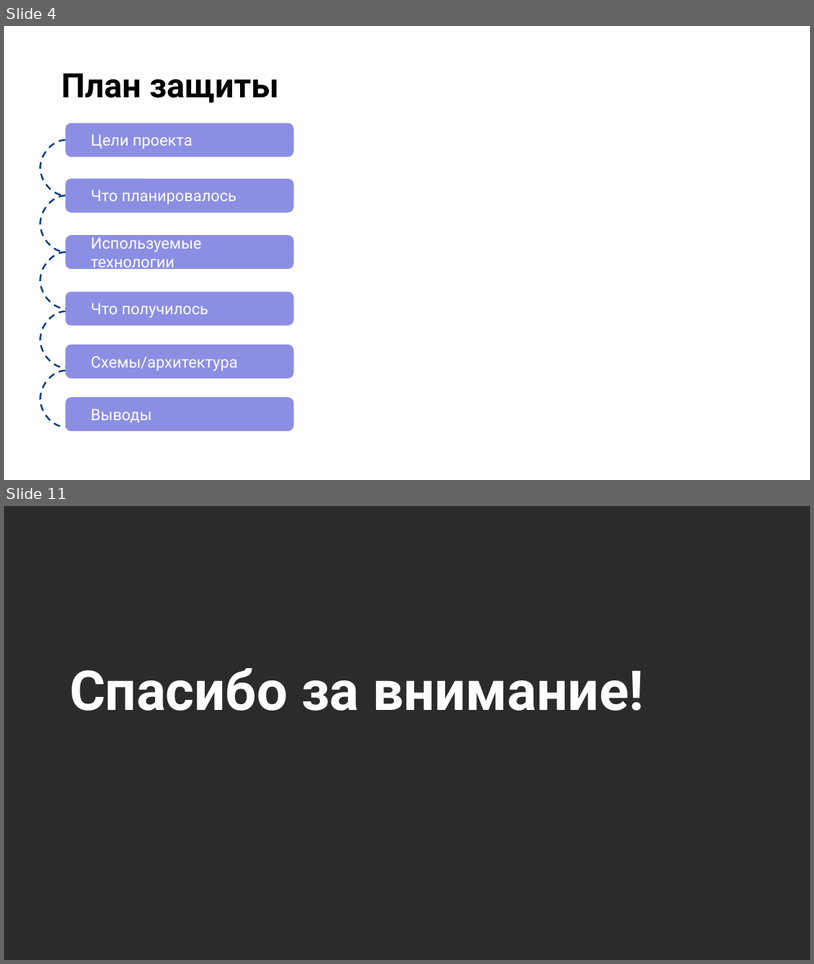
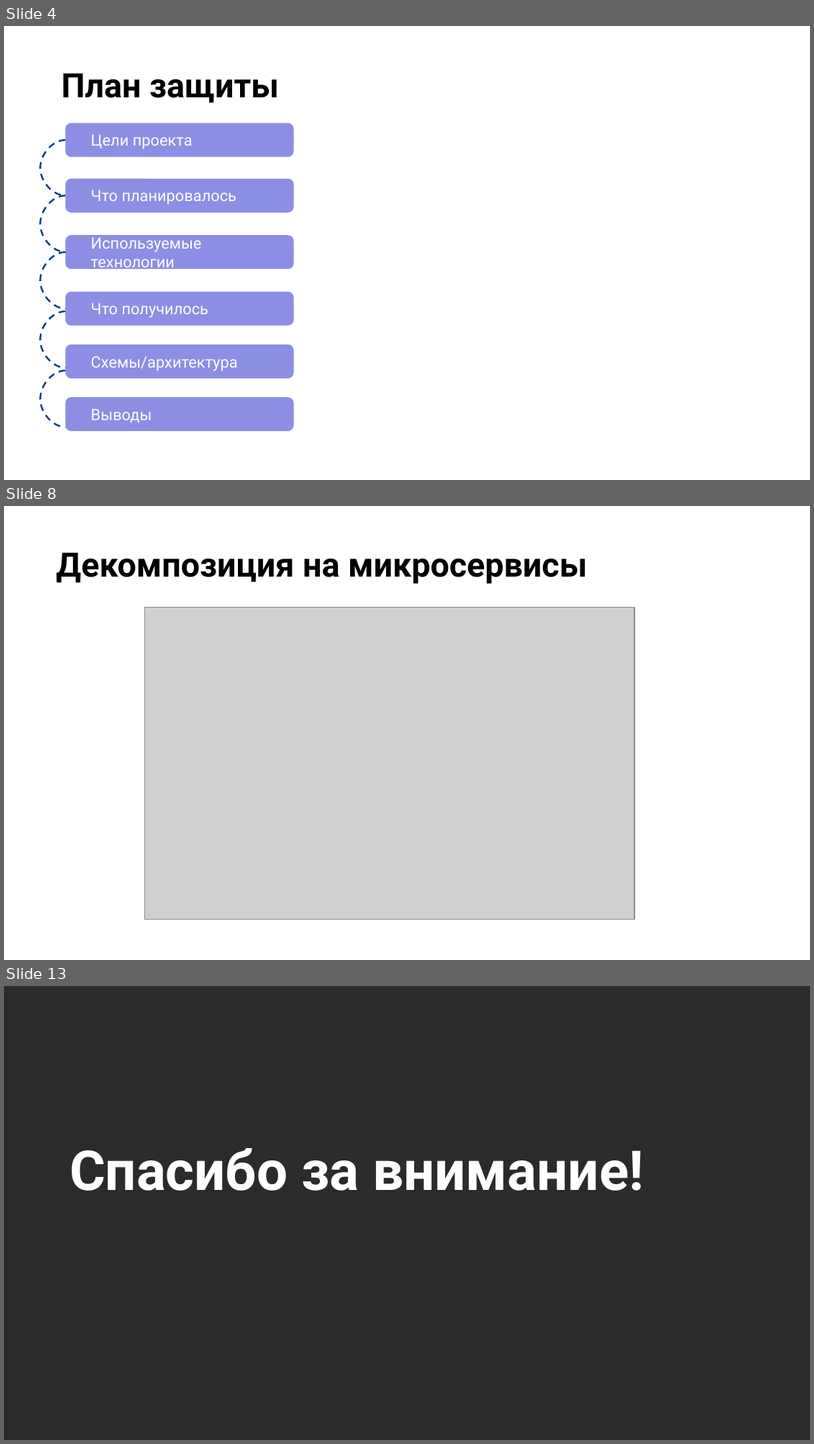
Before and after one commit to kochnevd/course-microservices, a slide deck: course-project/materials/Защита проекта.pptx. Shown one above the other, each under a label of ours: slides 4 and 11 before the commit, slides 4, 8 and 13 after it; the slides between them are not shown. The pictures are 814x964 and 814x1444 pixels, drawn with LibreOffice and Linux fonts; fonts in the diff are those of the drawing; grey boxes stand for pictures; background and template pictures are left out; a plain dark background stands for a picture behind light text. Boxes give left, top, right and bottom in pixels: in the first picture for what was removed or moved away, otherwise in the second. Text is boxed around its words. In the diff, an @@ line names an element or a change of style, - is before the commit and + after.

```diff
--- a/course-project/materials/Защита проекта.pptx
+++ b/course-project/materials/Защита проекта.pptx
@@ slide 8 added at [4, 506, 810, 960], background picture (left out) @@
@@ title added at [56, 552, 587, 584], 30 pt, text #000000, bold @@
+Декомпозиция на микросервисы
@@ picture added at [145, 608, 635, 919] @@
@@ what was slide 11 is now slide 13 @@
```
Also in this commit, not shown: 1 slide changed, 7 other slides added, 13 slides removed.
